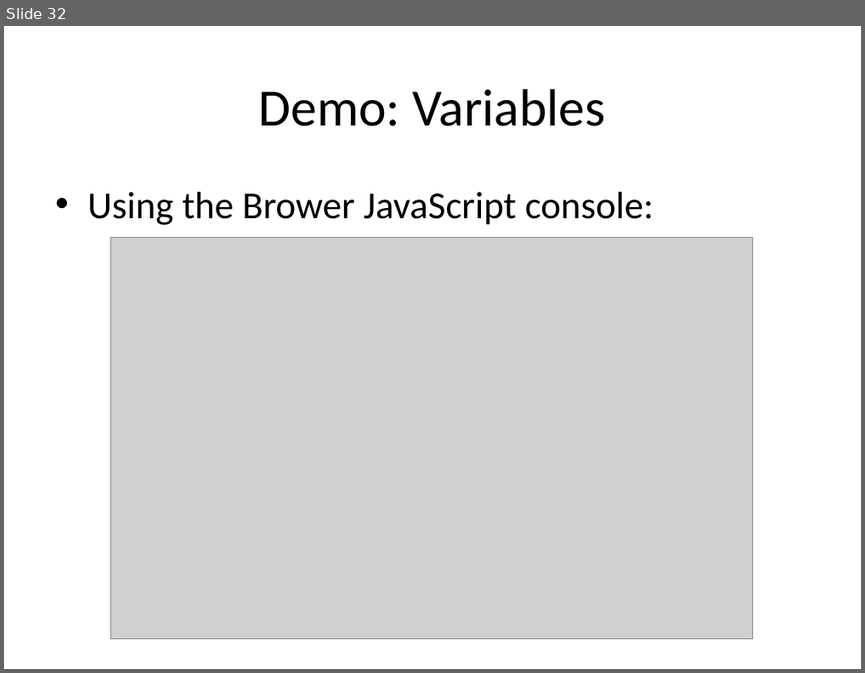
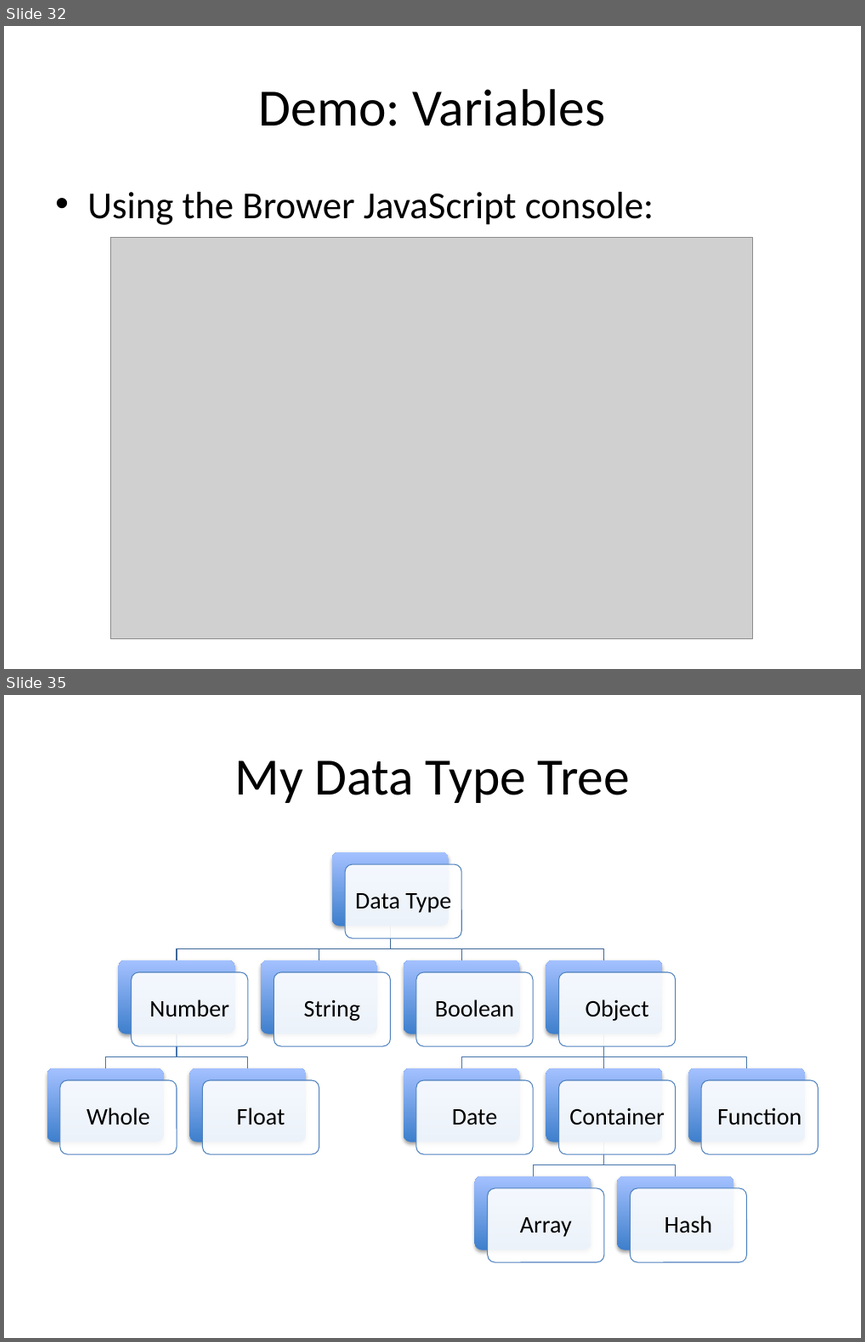
Before and after one commit to xiliax/web-programming-fundamentals, a slide deck: docs/learn-computer-programming.pptx. Shown one above the other, each under a label of ours: slide 32 before the commit, slides 32 and 35 after it; the slides between them are not shown. The pictures are 865x673 and 865x1342 pixels, drawn with LibreOffice and Linux fonts; fonts in the diff are those of the drawing; grey boxes stand for pictures. Boxes give left, top, right and bottom in pixels: in the first picture for what was removed or moved away, otherwise in the second. Text is boxed around its words. In the diff, an @@ line names an element or a change of style, - is before the commit and + after.

Commit message:
Chapter 5 - Section 7 - Values, Variables, and Data Types slides

```diff
--- a/docs/learn-computer-programming.pptx
+++ b/docs/learn-computer-programming.pptx
@@ slide 35 added at (4, 695, 861, 1338), background #FFFFFF @@
@@ title added at (234, 760, 630, 803), 44 pt, text #000000 @@
+My Data Type Tree
@@ group added at (46, 851, 818, 1261): 24 rounded rectangles, 12 texts, 11 freeform shapes @@
+Data Type
+Number
+Whole
+Float
+String
+Boolean
+Object
+Date
+Container
+Array
+Hash
+Function
```
Also in this commit, not shown: 4 other slides added.
